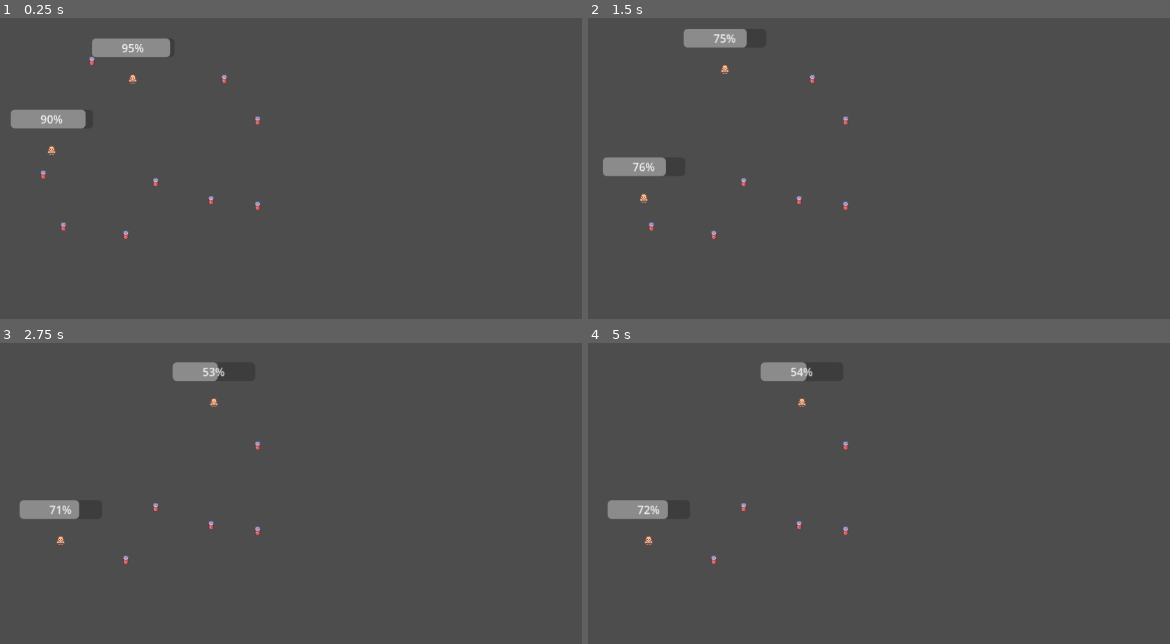
Above: before the commit, frames 1-4 (two rows, left to right).
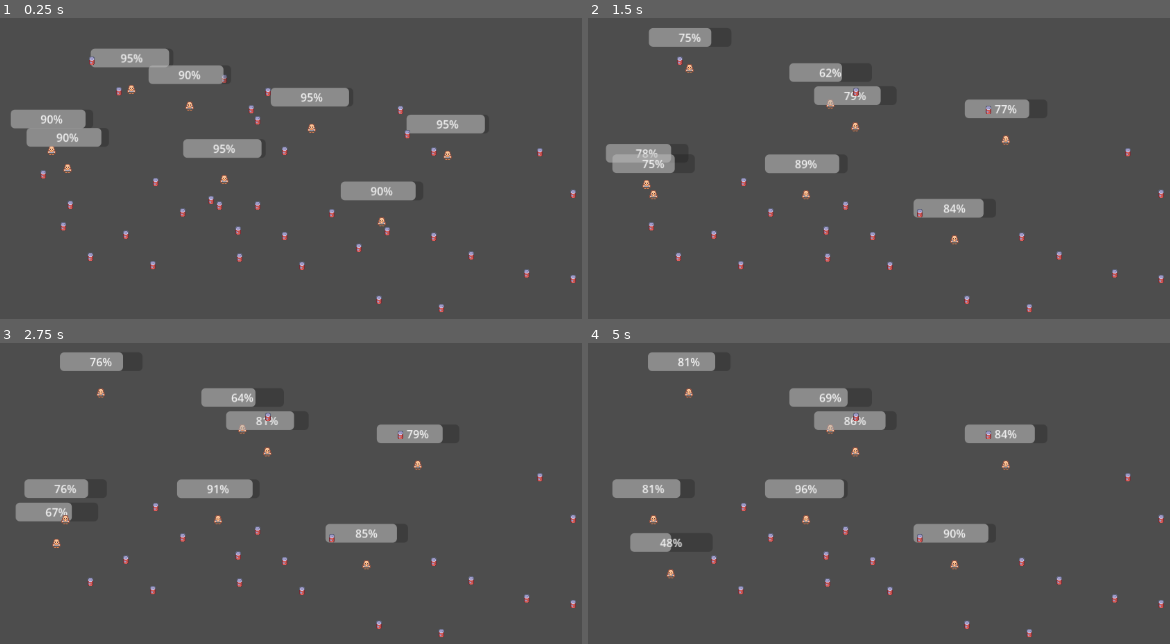
Above: after the commit, the same moments.

Repository: rundoom/Upraiser
Game: Godot game, scene res://world/world.tscn
Two runs of this game, one before a commit and one after it. Both use one fixed random seed, a clock stepped at 60 frames per second and the inputs below.
Inputs:
- Up to frame 1 (0.25 s): no input
- Up to frame 2 (1.5 s): no input
- Up to frame 3 (2.75 s): no input
- Up to frame 4 (5 s): tap Enter at 4.25 s

The runs differ from the first frame. In frame 1, 6.8% of the frame differs, in the area x 4-99%, y 6-98%; in frame 2, 6.1%; in frame 3, 6.5%; in frame 4, 7.5%, in the area x 3-99%, y 2-98%.

Commit message:
Tweak numbers

Diff:
--- a/Loot.gd
+++ b/Loot.gd
@@ -3,4 +3,4 @@
 
 
 @export var dissolve_tick := 1
-@export var dissolve_rate := 1
+@export var dissolve_rate := 3
--- a/creature/npc/npc.gd
+++ b/creature/npc/npc.gd
@@ -18,7 +18,6 @@
 @onready var space_state = get_world_2d().direct_space_state
 
 var move_to: Node2D
-
 
 func _physics_process(delta: float) -> void:
 	move_and_slide()
--- a/loot/food.tscn
+++ b/loot/food.tscn
@@ -6,5 +6,5 @@
 [node name="Food" groups=["edable"] instance=ExtResource("1_8ttbb")]
 script = ExtResource("2_ddp77")
 dissolve_tick = 1
-dissolve_rate = 1
+dissolve_rate = 3
 volume = 15
--- a/world/world.tscn
+++ b/world/world.tscn
@@ -41,3 +41,102 @@
 
 [node name="Food9" parent="." instance=ExtResource("3_hv7id")]
 position = Vector2(530, 214)
+
+[node name="NPC3" parent="." instance=ExtResource("2_rj64e")]
+position = Vector2(412, 208)
+
+[node name="NPC4" parent="." instance=ExtResource("2_rj64e")]
+position = Vector2(280, 277)
+
+[node name="Food10" parent="." instance=ExtResource("3_hv7id")]
+position = Vector2(260, 336)
+
+[node name="Food11" parent="." instance=ExtResource("3_hv7id")]
+position = Vector2(569, 381)
+
+[node name="Food12" parent="." instance=ExtResource("3_hv7id")]
+position = Vector2(422, 347)
+
+[node name="Food13" parent="." instance=ExtResource("3_hv7id")]
+position = Vector2(502, 373)
+
+[node name="Food14" parent="." instance=ExtResource("3_hv7id")]
+position = Vector2(379, 423)
+
+[node name="Food15" parent="." instance=ExtResource("3_hv7id")]
+position = Vector2(521, 198)
+
+[node name="Food16" parent="." instance=ExtResource("3_hv7id")]
+position = Vector2(330, 172)
+
+[node name="Food17" parent="." instance=ExtResource("3_hv7id")]
+position = Vector2(289, 411)
+
+[node name="Food18" parent="." instance=ExtResource("3_hv7id")]
+position = Vector2(569, 258)
+
+[node name="NPC5" parent="." instance=ExtResource("2_rj64e")]
+position = Vector2(828, 270)
+
+[node name="NPC6" parent="." instance=ExtResource("2_rj64e")]
+position = Vector2(696, 339)
+
+[node name="Food19" parent="." instance=ExtResource("3_hv7id")]
+position = Vector2(676, 398)
+
+[node name="Food20" parent="." instance=ExtResource("3_hv7id")]
+position = Vector2(985, 443)
+
+[node name="Food21" parent="." instance=ExtResource("3_hv7id")]
+position = Vector2(838, 409)
+
+[node name="Food22" parent="." instance=ExtResource("3_hv7id")]
+position = Vector2(918, 435)
+
+[node name="Food23" parent="." instance=ExtResource("3_hv7id")]
+position = Vector2(795, 485)
+
+[node name="Food24" parent="." instance=ExtResource("3_hv7id")]
+position = Vector2(937, 260)
+
+[node name="Food25" parent="." instance=ExtResource("3_hv7id")]
+position = Vector2(746, 234)
+
+[node name="Food26" parent="." instance=ExtResource("3_hv7id")]
+position = Vector2(705, 473)
+
+[node name="Food27" parent="." instance=ExtResource("3_hv7id")]
+position = Vector2(985, 320)
+
+[node name="NPC7" parent="." instance=ExtResource("2_rj64e")]
+position = Vector2(627, 209)
+
+[node name="NPC8" parent="." instance=ExtResource("2_rj64e")]
+position = Vector2(495, 278)
+
+[node name="Food28" parent="." instance=ExtResource("3_hv7id")]
+position = Vector2(475, 337)
+
+[node name="Food29" parent="." instance=ExtResource("3_hv7id")]
+position = Vector2(784, 382)
+
+[node name="Food30" parent="." instance=ExtResource("3_hv7id")]
+position = Vector2(637, 348)
+
+[node name="Food31" parent="." instance=ExtResource("3_hv7id")]
+position = Vector2(717, 374)
+
+[node name="Food32" parent="." instance=ExtResource("3_hv7id")]
+position = Vector2(594, 424)
+
+[node name="Food33" parent="." instance=ExtResource("3_hv7id")]
+position = Vector2(736, 199)
+
+[node name="Food34" parent="." instance=ExtResource("3_hv7id")]
+position = Vector2(545, 173)
+
+[node name="Food35" parent="." instance=ExtResource("3_hv7id")]
+position = Vector2(504, 412)
+
+[node name="Food36" parent="." instance=ExtResource("3_hv7id")]
+position = Vector2(784, 259)
